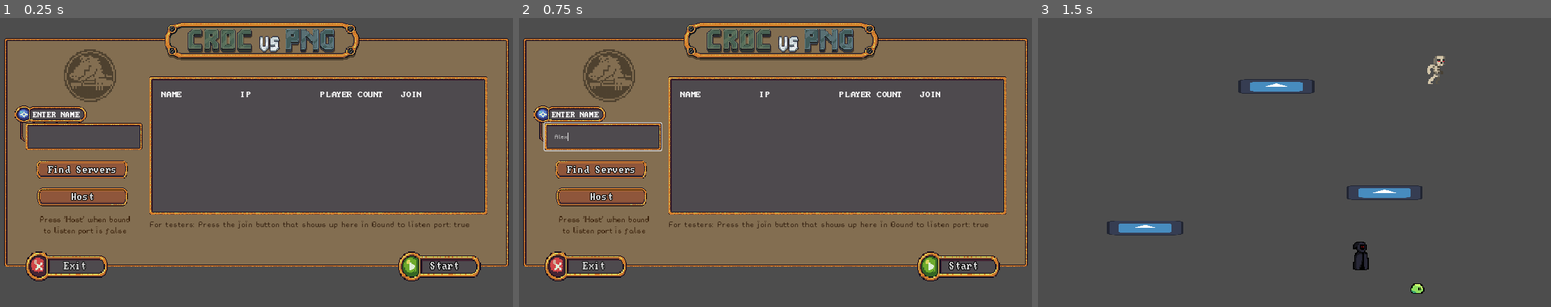
Above: before the commit, frames 1-3 (left to right).
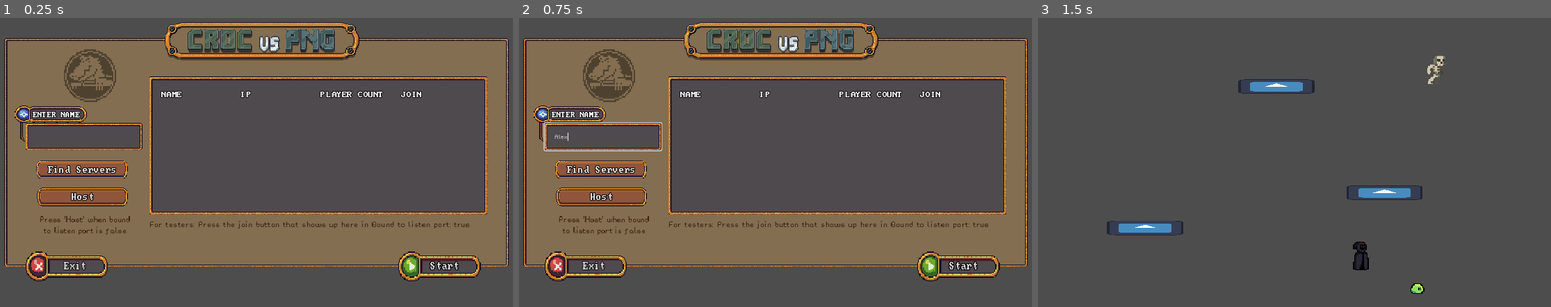
Above: after the commit, the same moments.

Repository: naixsu/CROCPNG
Game: Godot game, scene res://Scenes/Testing/NaixTestScenes/Multiplayer.tscn
Two runs of this game, one before a commit and one after it. Both use one fixed random seed, a clock stepped at 60 frames per second and the inputs below. The engine's default icon, where the game draws it, is replaced by a stand-in: a white triangle on a blue panel in a dark square.
Inputs (mouse positions are in pixels of both pictures, inside the frame that each line leads up to):
- Up to frame 1 (0.25 s): no input
- Up to frame 2 (0.75 s): click (601, 136) at 0.52 s; type "Alex" at 0.6 s
- Up to frame 3 (1.5 s): click "Start" at 1.25 s

The runs differ from the first frame. In frame 1, 0.4% of the frame differs, in the area x 6-83%, y 25-35%; in frame 2, 0.4%; in frame 3, nothing differs.

Commit message:
add outline to text

Diff:
--- a/Assets/UI/row_label.tres
+++ b/Assets/UI/row_label.tres
@@ -5,3 +5,5 @@
 [resource]
 font = ExtResource("1_nurrr")
 font_size = 13
+outline_size = 5
+outline_color = Color(0, 0, 0, 1)
--- a/Scenes/Testing/NaixTestScenes/Multiplayer.tscn
+++ b/Scenes/Testing/NaixTestScenes/Multiplayer.tscn
@@ -106,6 +106,8 @@
 offset_right = 211.0
 offset_bottom = 260.0
 theme_override_colors/font_color = Color(1, 1, 1, 1)
+theme_override_colors/font_outline_color = Color(0, 0, 0, 1)
+theme_override_constants/outline_size = 5
 theme_override_fonts/font = ExtResource("6_t0i5g")
 theme_override_font_sizes/font_size = 13
 text = "ENTER NAME"
Not shown: 2 places in Assets/UI/base_theme.tres that only renumber resources
Not shown, changed: .DS_Store
